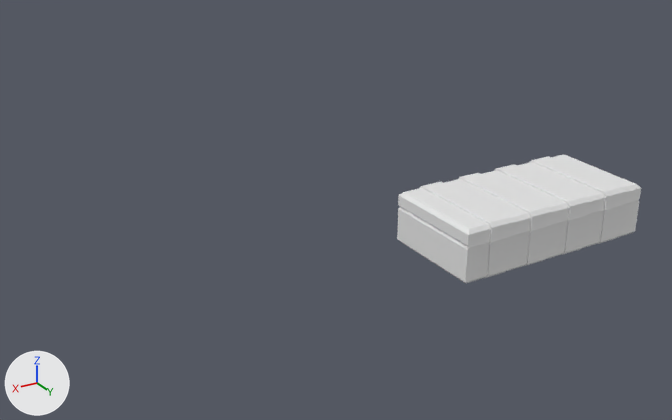
A saved change to the FBX model Assets/Fbx/TransitionFBX/ArmorBox.fbx.
Camera for both pictures: a 50 mm camera at (5.47, 5.86, 3.64) aimed at (1.97, 0.02, 0.72). Every picture has the same lights, and +X, +Y and +Z are marked at lower left. Where no turn or scale is listed for an object, it has been applied to the vertices.

Before the edit, the objects in view are built like this:
```python
me_armorbox = bpy.data.meshes.new('ArmorBox')
me_armorbox.from_pydata(...)  # 252 vertices, 250 faces; spans x -1.0..1.0, y -0.51..0.52, z 0.0..0.51
ob_armorbox = bpy.data.objects.new('ArmorBox', me_armorbox)
ob_armorbox.location = (0.0, 0.0, 0.0)
```
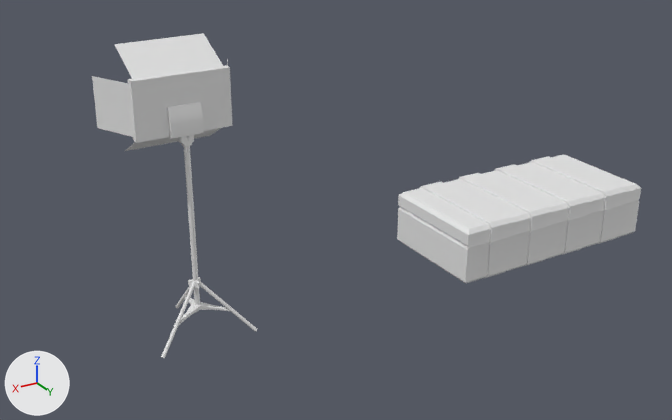
The newer file is also turned or shifted as a whole; pictures and numbers use the older file's frame.

The change, as a diff of the scene's bpy script:
```diff
--- a/Assets/Fbx/TransitionFBX/ArmorBox.fbx.py
+++ b/Assets/Fbx/TransitionFBX/ArmorBox.fbx.py
@@ me_reflector @@
+me_reflector.from_pydata(...)  # 204 vertices, 154 faces; spans x -0.51..1.28, y -0.45..0.23, z -0.08..2.16
@@ ob_reflector @@
+ob_reflector = bpy.data.objects.new('Reflector', me_reflector)
+ob_reflector.location = (3.176, 0.0, 0.0)
```

Location of each change, (x1, y1, x2, y2) in pixels of the pictures (672 x 420 px):
'Reflector', added
    after: (92, 33, 257, 358)
